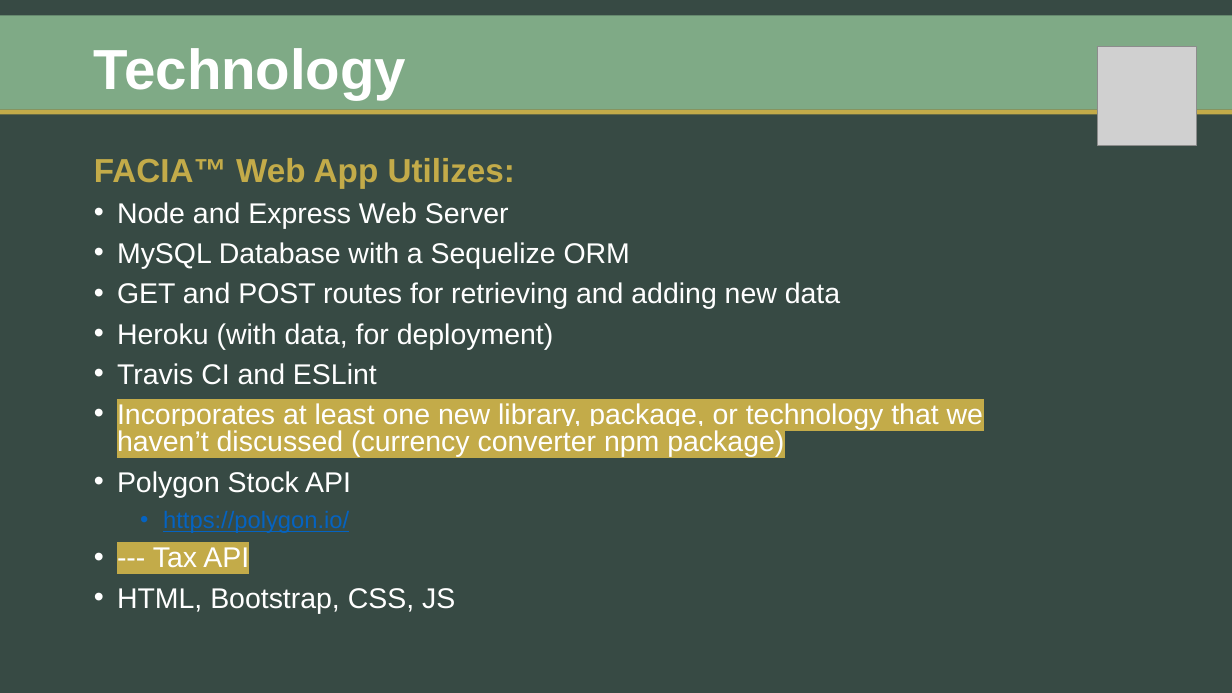
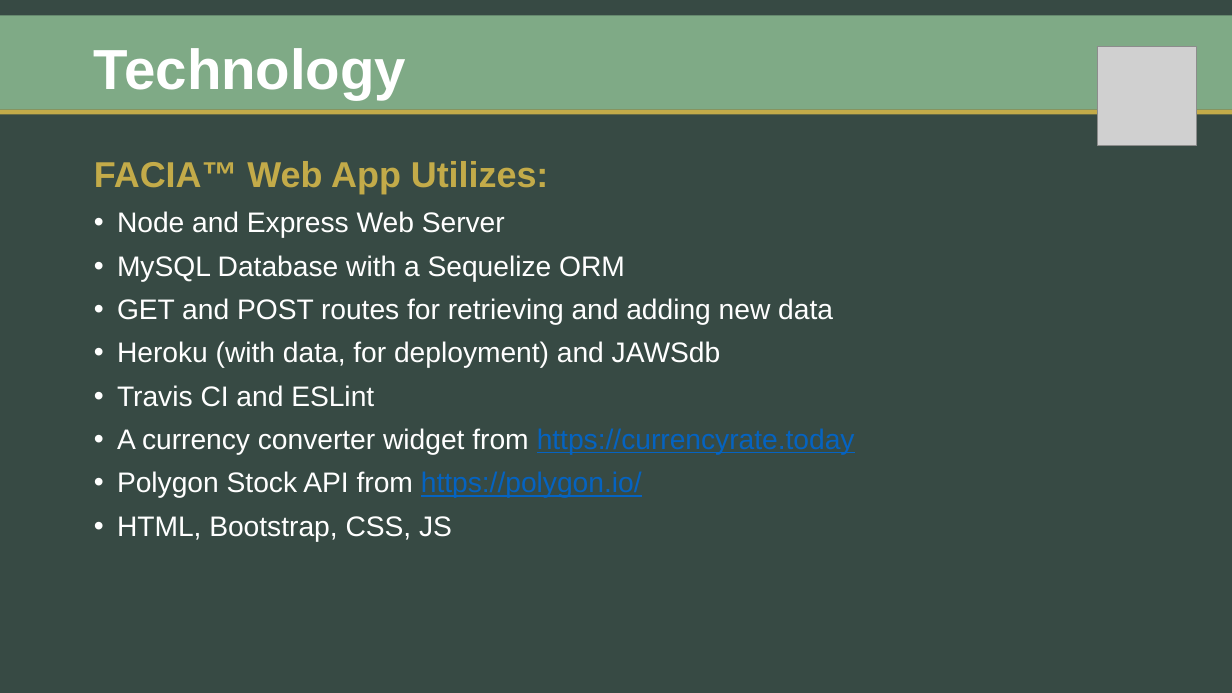
Before and after one commit to zibrahim2046/Project2, a slide deck: slide 4 of FACIA-Presentation.pptx. Drawn at 1232x693 pixels with LibreOffice and Linux fonts; fonts in the diff are those of the drawing; grey boxes stand for pictures. Boxes give left, top, right and bottom in pixels: in the first picture for what was removed or moved away, otherwise in the second. Text is boxed around its words. In the diff, an @@ line names an element or a change of style, - is before the commit and + after.

```diff
--- a/FACIA-Presentation.pptx
+++ b/FACIA-Presentation.pptx
@@ text at (x1=94, y1=161, x2=833, y2=542): size 25.9 to 28 pt in "FACIA™ Web App Utilizes:"; size 22.2 to 22 pt in "Node and Express Web Server", "MySQL Database with a Sequelize ORM", "GET and POST routes for retrieving and ...", "Travis CI and ESLint" and 1 more places; line spacing 0.8 to 0.9 @@
@@ text at (x1=117, y1=341, x2=721, y2=368): text changed; size 22.2 to 22 pt @@
-• Heroku (with data, for deployment)
+• Heroku (with data, for deployment) and JAWSdb
@@ text at (x1=117, y1=428, x2=855, y2=498): text changed; size 22.2 to 22 pt @@
-• Incorporates at least one new library, package, or technology that we haven’t discussed (currency converter npm package)
-• Polygon Stock API
-    • https://polygon.io/
-• --- Tax API
+• A currency converter widget from https://currencyrate.today
+• Polygon Stock API from https://polygon.io/
```
Also in this commit, not shown: 6 other slides changed, 5 other files.
